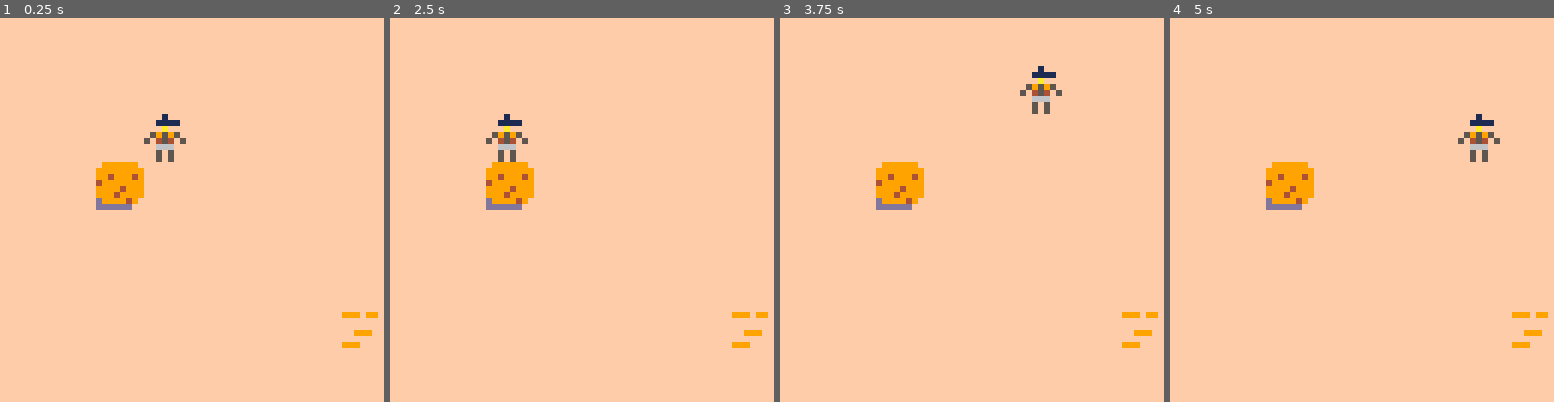
Above: before the commit, frames 1-4 (left to right).
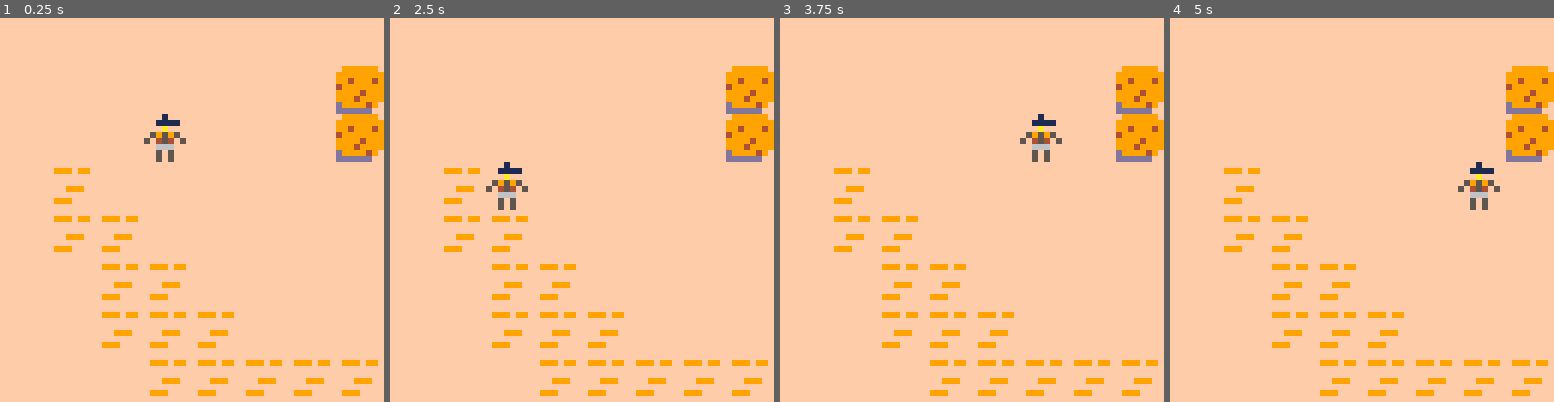
Above: after the commit, the same moments.

Repository: EmilieRobert33/LOWREZJAM
Game: PICO-8 cartridge tata.p8
Same seed, same stepped clock (60 frames per second), same inputs: the game is played once before the commit and once after it.
Inputs:
- Up to frame 1 (0.25 s): no input
- Up to frame 2 (2.5 s): tap X (X key) at 1.07, 2.07, 2.4 s; hold Left 1.97-2.37 s; hold Down from 2.42 s (still down)
- Up to frame 3 (3.75 s): tap X (X key) every 0.33 s from 2.73 to 3.73 s; release Down at 2.82 s; hold Right 2.87-3.53 s; hold Up from 3.58 s (still down)
- Up to frame 4 (5 s): tap X (X key) at 4.07, 4.4, 4.73 s; release Up at 4.08 s; hold Right 4.13-4.53 s; hold Down from 4.58 s (still down)

The runs differ from the first frame. In frame 1, 8.1% of the frame differs, in the area x 14-100%, y 12-99%; in frame 2, 8.6%; in frame 3, 9.2%; in frame 4, 9.2%.

Commit message:
sup ancienne map

Diff:
--- a/tata.p8
+++ b/tata.p8
@@ -269,43 +269,43 @@
 0000000000000000000000000000000000000100000200002000000000000000010101000003010000000000000000000000000000050000000000000000000000000000000000000000000000000000000000000000000000000000000000000000000000000000000000000000000000000000000000000000000000000000
 0000000000000000000000000000000000000000000000000000000000000000000000000000000000000000000000000000000000000000000000000000000000000000000000000000000000000000000000000000000000000000000000000000000000000000000000000000000000000000000000000000000000000000
 __map__
-1010101010101010101010101010101010101010101010101010101010101010101010101010101010101010101010101010101010101010101010101010101010101010101010101010100000000000000000000000000000000000000000000000000000000000000000000000000000000000000000000000000000000000
-1010101010101010101010101010101010101010101010101010101010101010101010101010101010101010101010101010101010101010101010101010101010101010101010101010100000000000000000000000000000000000000000000000000000000000000000000000000000000000000000000000000000000000
-1010101010101010101010101010101010101010101010101010101018101010101010101010101010101010101010101010101010101010101010101010101010101010101010101010100000000000000000000000000000000000000000000000000000000000000000000000000000000000000000000000000000000000
-1010121010101010101010101010101010101010101010101010101010101010101010101010101010101010101010101010101010102010101010101010101010101010101010101010100000000000000000000000000000000000000000000000000000000000000000000000000000000000000000000000000000000000
-1010101010101010101010101011111111111111111110111011101110111011101110101010101010101010101010101210102020202020101010101210101010101010101010101010100000000000000000000000000000000000000000000000000000000000000000000000000000000000000000000000000000000000
-1010101010101010101010121010101010101010101010101010101111111111111010111011111111101012101010101010102220202120201010101011101010101010101010101010100000000000000000000000000000000000000000000000000000000000000000000000000000000000000000000000000000000000
-1010101010101011111010101010101010101010101015101010101010101010101010101010101011101010101010101010202020202020201010101011101010101010101010101010100000000000000000000000000000000000000000000000000000000000000000000000000000000000000000000000000000000000
-1010101010101010101010101011111111111011101010101010101010101010101010101010101010101010101010101010202121202021201010101011101010101010101010101010100000000000000000000000000000000000000000000000000000000000000000000000000000000000000000000000000000000000
-1010101010101025101010101010101010101010111011111111101010101010111111111110101010101010101010101020202120102020201010101011111010101010101010101010100000000000000000000000000000000000000000000000000000000000000000000000000000000000000000000000000000000000
-2020101010101010101010101010101010101010101010102510101010101010101010101010101010101010101010101020202020102020201010111010111010101010101010101010100000000000000000000000000000000000000000000000000000000000000000000000000000000000000000000000000000000000
-2021202010101010101010101010151010103510101010101010101010101010101010121010101010101010101010101010202020102020202010111110111010101010101010101010100000000000000000000000000000000000000000000000000000000000000000000000000000000000000000000000000000000000
-2020202020201010101010101010101010101010101010101010101010101010101012121010101010101010101010101010202120102020212010111010111010101010101010101010100000000000000000000000000000000000000000000000000000000000000000000000000000000000000000000000000000000000
-2020202120202020101010101010101010101010101010101010101010101010101010111011111110101010101010101010202020102020212010111110101110101010101010101010100000000000000000000000000000000000000000000000000000000000000000000000000000000000000000000000000000000000
-1020202022202121202010101012121010101010101010101010101010101110101110101010101010101010101010101010202020102022202010111012101110101010101010101010100000000000000000000000000000000000000000000000000000000000000000000000000000000000000000000000000000000000
-1010101020202020202020201010101010101010111111111011111111101010101010101010101010101010101210101020202020102120202010111112101110101010101010101010100000000000000000000000000000000000000000000000000000000000000000000000000000000000000000000000000000000000
-1010101010102020202020202020101010101010101010101010101010101010101010101010101010101010101010101020212020102120202010101110101010101010101010101010100000000000000000000000000000000000000000000000000000000000000000000000000000000000000000000000000000000000
-1210101010101010202020202020202020101010101510101010101010101010101010101011111111111010101010102020202010102020202010101111101010101010101010101010100000000000000000000000000000000000000000000000000000000000000000000000000000000000000000000000000000000000
-1210101010101010101020212020202022202010101010101010101011101111101110111110101010101010101010202020201010102020202010101111101010101010101010101010101010101010101010101000000000000000000000000000000000000000000000000000000000000000000000000000000000000000
-1210101010101010101010102020212020202020101010101010101010101010101010101010101010101010101020202120101010102020202020101111101010101010101010101010101010101010101010101000000000000000000000000000000000000000000000000000000000000000000000000000000000000000
-1010101010101010101010102020202020202020202020101010101032303030331010101010101010101010202020202010101010101020202120101011101010101010101010101010101010101010101010101000000000000000000000000000000000000000000000000000000000000000000000000000000000000000
-1010101010101010101010101020202020222020202020202020202032303030331010101010101010202020202120201010101010101020202020101111121010101010101010101010101010101010101010101000000000000000000000000000000000000000000000000000000000000000000000000000000000000000
-1010101010101010101010101010202020222021202020202020202032313131332020202020202020202020202020101010101010101020202120101110121010101010101010101010101010101010101010101000000000000000000000000000000000000000000000000000000000000000000000000000000000000000
-1210101010101010101010101010102021202020202021202020202032313131332120202020202020202020202010101010101010101020202120101010101010101010101010101010101010101010101010101000000000000000000000000000000000000000000000000000000000000000000000000000000000000000
-1210101010101010121010101010102020202020202020202020202032313131332020202021212022222020211010101010101010101020202020101110101010101010101010101010101010101010101010101000000000000000000000000000000000000000000000000000000000000000000000000000000000000000
-1210101011111111121010101010101010101010101010101010101032303030331010102020202120202020101010101010101010101020202020101011101010101010101010101010101010101010101010101000000000000000000000000000000000000000000000000000000000000000000000000000000000000000
-1010101010101011101010101010101010101010101010101010101032303030331010101020202020202010101010102020222020202020212220101011101010101010101010101010101010101010101010101000000000000000000000000000000000000000000000000000000000000000000000000000000000000000
-1010101010101010101010101010101010101212101010101010101010101010101010101010101010101010102020202020212020202020212020101011101010101010101010101010101010101010101010101000000000000000000000000000000000000000000000000000000000000000000000000000000000000000
-1010101010101010101010101010101010101210101010101010101010101112111111101010101010101010102020202020202020212020212020101011101010101010101010101010101010101010101010101000000000000000000000000000000000000000000000000000000000000000000000000000000000000000
-1010101010101010101010101010101010101011101010101010101010101010101010111110101010101010102021201010101010202020202020101011101010101010101010101010101010101010101010101000000000000000000000000000000000000000000000000000000000000000000000000000000000000000
-1010101010121210101010101010101010101010101010101212101011111010101010101010101010101010102022201010101010102020202010101010111010101010101010101010101010101010101010101000000000000000000000000000000000000000000000000000000000000000000000000000000000000000
-1010101010101012121012121010101010101010101010101210101010101110101110101010101010101010102021202010101010101010101010101010111010101010101010101010101010101010101010101000000000000000000000000000000000000000000000000000000000000000000000000000000000000000
-1111121111101010101010101010101112101110101010101010101010101010101011111111101010101010102020202010101010101010101010101210101010101010101010101010101010101010101010101000000000000000000000000000000000000000000000000000000000000000000000000000000000000000
-…(8 lines of a section not shown)…
+1010101010101010121210101010101010101010101010101010111111101004040404040404040404040404040404040404040404040404040404040404040404040404040404040404040000000000000000000000000000000000000000000000000000000000000000000000000000000000000000000000000000000000
+1010101010101012121010251010101010101010102020201010101011101004040404040404040404040404040404040404040404040404040404040404040404040404040404040404040000000000000000000000000000000000000000000000000000000000000000000000000000000000000000000000000000000000
+1010101010101012121010101010101010101020202020202010101011111004040404040404040404040404040404040404040404040404040404040404040404040404040404040404040000000000000000000000000000000000000000000000000000000000000000000000000000000000000000000000000000000000
+1011101010101010121210101010101010101020202120212020101010111004040404040404040404040404040404040404040404040404040404040404040404040404040404040404040000000000000000000000000000000000000000000000000000000000000000000000000000000000000000000000000000000000
+1011111010101010101212121210101010101020202020202120101010111004040404040404040404040404040404040404040404040404040404040404040404040404040404040404040000000000000000000000000000000000000000000000000000000000000000000000000000000000000000000000000000000000
+1010111110101010101010101212121010101010202120202020101010111003040404040404040404040404040404040404040404040404040404040404040404040404040404040404040000000000000000000000000000000000000000000000000000000000000000000000000000000000000000000000000000000000
+1010111111101010101010101010121212121212202020201010101010111003040404040404040404040404040404040404040404040404040404040404040404040404040404040404040000000000000000000000000000000000000000000000000000000000000000000000000000000000000000000000000000000000
+1010101111111111111111111010101010101010101010101010101010111003040404040404040404040404040404040404040404040404040404040404040404040404040404040404040000000000000000000000000000000000000000000000000000000000000000000000000000000000000000000000000000000000
+1010101010101010101010111010101010101010101010101010101010111003040404040404040404040404040404040404040404040404040404040404040404040404040404040404040000000000000000000000000000000000000000000000000000000000000000000000000000000000000000000000000000000000
+1010101010101010101011111011111111111111111110101010101011111003040404040404040404040404040404040404040404040404040404040404040404040404040404040404040000000000000000000000000000000000000000000000000000000000000000000000000000000000000000000000000000000000
+1010101010101010101011111111111011111111111111111010101010111003040404040404040404040404040404040404040404040404040404040404040404040404040404040404040000000000000000000000000000000000000000000000000000000000000000000000000000000000000000000000000000000000
+1010101010101010101111101010101010101010101011111111101011101003040404040404040404040404040404040404040404040404040404040404040404040404040404040404040000000000000000000000000000000000000000000000000000000000000000000000000000000000000000000000000000000000
+1010151010101010111110101010101010101010101010101011111111103103040404040404040404040404040404040404040404040404040404040404040404040404040404040404040000000000000000000000000000000000000000000000000000000000000000000000000000000000000000000000000000000000
+1010101010101011111010101010101010101010101010101010101010103503040404040404040404040404040404040404040404040404040404040404040404040404040404040404040000000000000000000000000000000000000000000000000000000000000000000000000000000000000000000000000000000000
+1010101010101011111010101010101010101010101010101010101010103103040404040404040404040404040404040404040404040404040404040404040404040404040404040404040000000000000000000000000000000000000000000000000000000000000000000000000000000000000000000000000000000000
+1212121212121235121212121212121204040404040404040404040404040403040404040404040404040404040404040404040404040404040404040404040404040404040404040404040000000000000000000000000000000000000000000000000000000000000000000000000000000000000000000000000000000000
+3230303030303031303030303030303304040404040404040404040404040404040404040404040404040404040404040404040404040404040404040404040404040404040404040404040000000000000000000000000000000000000000000000000000000000000000000000000000000000000000000000000000000000
+3230303030303031303030303030303304040404040404040404040404040404040404040404040404040404040404040404040404040404040404040404040404040404040404040404040404040404040404040400000000000000000000000000000000000000000000000000000000000000000000000000000000000000
+3230303030303031303030303030303304040404040404040404040404040404040404040404040404040404040404040404040404040404040404040404040404040404040404040404040404040404040404040400000000000000000000000000000000000000000000000000000000000000000000000000000000000000
+3230303030303030303030303030303304040404040404040404040404040404040404040404040404040404040404040404040404040404040404040404040404040404040404040404040404040404040404040400000000000000000000000000000000000000000000000000000000000000000000000000000000000000
+3230303030303030303030303030303304040404040404040404040404040404040404040404040404040404040404040404040404040404040404040404040404040404040404040404040404040404040404040400000000000000000000000000000000000000000000000000000000000000000000000000000000000000
+3230303030303030303030303030303304040404040404040404040404040404040404040404040404040404040404040404040404040404040404040404040404040404040404040404040404040404040404040400000000000000000000000000000000000000000000000000000000000000000000000000000000000000
+3230303030303030303030303030303304040404040404040404040404040404040404040404040404040404040404040404040404040404040404040404040404040404040404040404040404040404040404040400000000000000000000000000000000000000000000000000000000000000000000000000000000000000
+3230303030303030303030303030303304040404040404040404040404040404040404040404040404040404040404040404040404040404040404040404040404040404040404040404040404040404040404040400000000000000000000000000000000000000000000000000000000000000000000000000000000000000
+3230303030303030303030303030303304040404040404040404040404040404040404040404040404040404040404040404040404040404040404040404040404040404040404040404040404040404040404040400000000000000000000000000000000000000000000000000000000000000000000000000000000000000
+3230303030303030303030303030303304040404040404040404040404040404040404040404040404040404040404040404040404040404040404040404040404040404040404040404040404040404040404040400000000000000000000000000000000000000000000000000000000000000000000000000000000000000
+3230303030303030303030303030303304040404040404040404040404040404040404040404040404040404040404040404040404040404040404040404040404040404040404040404040404040404040404040400000000000000000000000000000000000000000000000000000000000000000000000000000000000000
+3230303030303030303030303030303304040404040404040404040404040404040404040404040404040404040404040404040404040404040404040404040404040404040404040404040404040404040404040400000000000000000000000000000000000000000000000000000000000000000000000000000000000000
+3230303030303030303030303030303304040404040404040404040404040404040404040404040404040404040404040404040404040404040404040404040404040404040404040404040404040404040404040400000000000000000000000000000000000000000000000000000000000000000000000000000000000000
+3230303030303030303030303030303304040404040404040404040404040404040404040404040404040404040404040404040404040404040404040404040404040404040404040404040404040404040404040400000000000000000000000000000000000000000000000000000000000000000000000000000000000000
+3230303030303030303030303030303304040404040404040404040404040404040404040404040404040404040404040404040404040404040404040404040404040404040404040404040404040404040404040400000000000000000000000000000000000000000000000000000000000000000000000000000000000000
+3230303030303030303030303030303314140404040404040404040404040404040404040404040404040404040404040404040404040404040404040404040404040404040404040404040404040404040404040400000000000000000000000000000000000000000000000000000000000000000000000000000000000000
+…(8 lines of a section not shown)…
Not shown, changed: 38 lines of the sprite sheet (__gfx__) section of tata.p8
